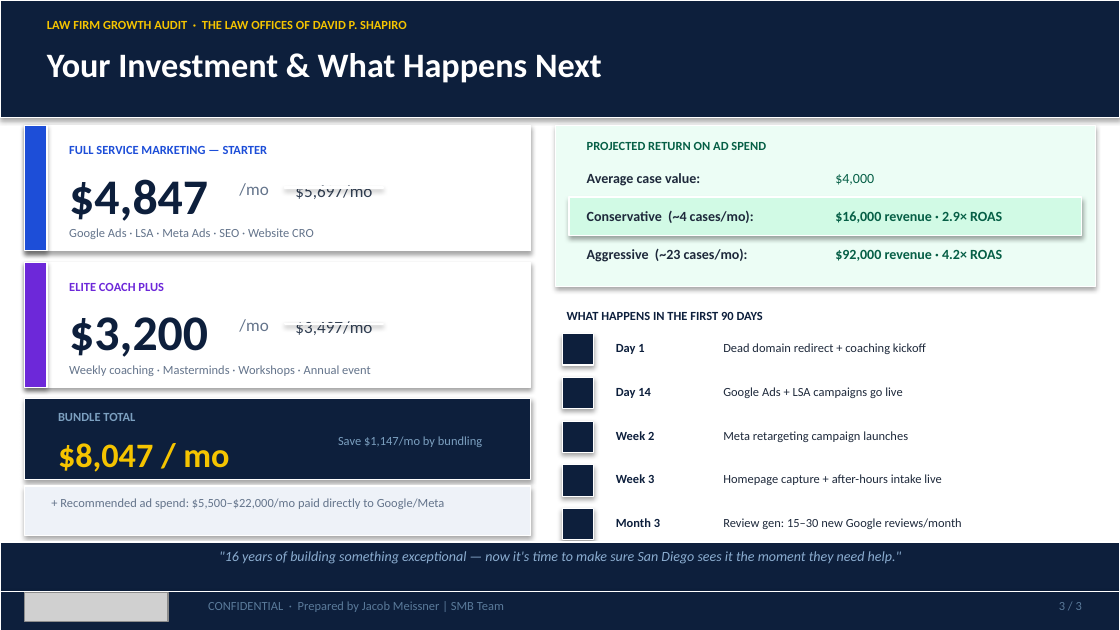
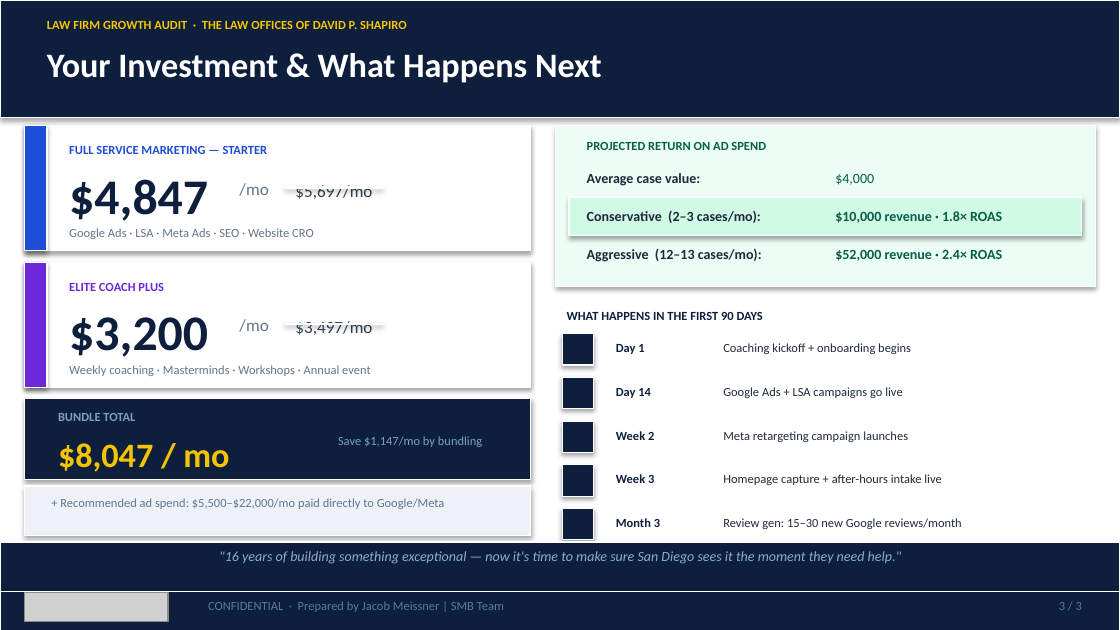
Before and after one commit to SMB-Team-Technology/workwith-smbteam, a slide deck: slide 3 of the-law-offices-of-david-p-shapiro/The_Law_Offices_of_David_P_Shapiro_June_11_2026_Proposal.pptx. Drawn at 1120x630 pixels with LibreOffice and Linux fonts; fonts in the diff are those of the drawing; grey boxes stand for pictures. Boxes give left, top, right and bottom in pixels: in the first picture for what was removed or moved away, otherwise in the second. Text is boxed around its words. In the diff, an @@ line names an element or a change of style, - is before the commit and + after.

```diff
--- a/the-law-offices-of-david-p-shapiro/The_Law_Offices_of_David_P_Shapiro_June_11_2026_Proposal.pptx
+++ b/the-law-offices-of-david-p-shapiro/The_Law_Offices_of_David_P_Shapiro_June_11_2026_Proposal.pptx
@@ text at <box>587,211,761,223</box>: text changed @@
-Conservative (~4 cases/mo):
+Conservative (2–3 cases/mo):
@@ text at <box>835,211,1002,223</box>: text changed @@
-$16,000 revenue · 2.9× ROAS
+$10,000 revenue · 1.8× ROAS
@@ text at <box>587,249,762,262</box>: text changed @@
-Aggressive (~23 cases/mo):
+Aggressive (12–13 cases/mo):
@@ text at <box>835,249,1002,261</box>: text changed @@
-$92,000 revenue · 4.2× ROAS
+$52,000 revenue · 2.4× ROAS
@@ text at <box>723,343,911,354</box>: text changed @@
-Dead domain redirect + coaching kickoff
+Coaching kickoff + onboarding begins
```
Also in this commit, not shown: 1 other slide changed, 1 other file.
